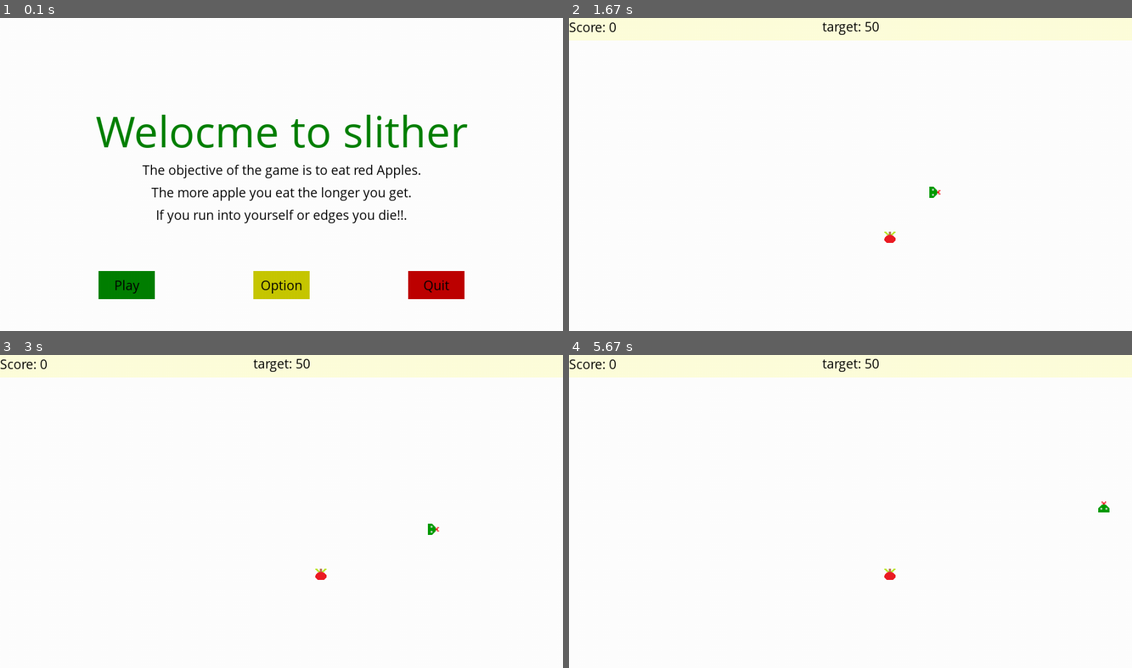
Above: before the commit, frames 1-4 (two rows, left to right).
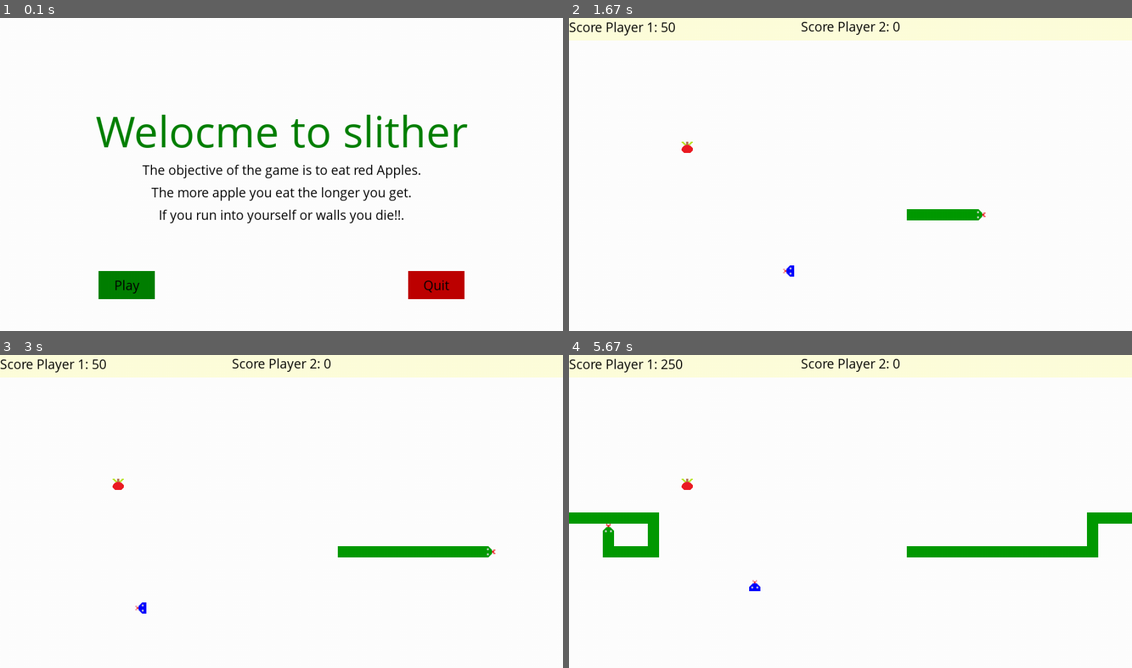
Above: after the commit, the same moments.

Repository: RIPTIDEKING/Snake_Pygame
Game: pygame game, started from MainGame.py
Same seed, same stepped clock (60 frames per second), same inputs: the game is played once before the commit and once after it.
Inputs (mouse positions are in pixels of both pictures, inside the frame that each line leads up to):
- Up to frame 1 (0.1 s): no input
- Up to frame 2 (1.67 s): click "Play" at 0.43 s; click "Play" at 0.8 s; hold C 1.07-1.53 s; hold Right 1.07-1.53 s; move the mouse to (1030, 177) at 1.1 s; tap A at 1.57 s
- Up to frame 3 (3 s): hold P 1.97-2.43 s; hold Right 1.97-2.43 s; hold D 1.97-2.43 s; tap V at 2.12 s; click "Resume" at 2.55 s; hold Right from 2.8 s (still down); hold D from 2.8 s (still down); move the mouse to (106, 602) at 2.83 s; tap C at 2.95 s
- Up to frame 4 (5.67 s): release Right at 3.27 s; release D at 3.27 s; hold Up 3.3-3.6 s; hold W 3.3-3.6 s; tap V at 3.45, 4.85 s; hold Right 3.63-4.1 s; hold D 3.63-4.1 s; hold Left 4.13-4.67 s; hold A 4.13-4.67 s; tap C at 4.28, 5.62 s; hold Down 4.7-5 s; hold S 4.7-5 s; hold Left 5.03-5.43 s; hold A 5.03-5.43 s; hold Up from 5.47 s (still down); hold W from 5.47 s (still down)

The runs differ from the first frame. In frame 1, 1.7% of the frame differs, in the area x 27-73%, y 61-90%; in frame 2, 1.2%; in frame 3, 1.7%; in frame 4, 3.6%, in the area x 0-100%, y 0-76%.

Commit message:
Almost Complete

Diff:
--- a/MainGame.py
+++ b/MainGame.py
@@ -6,6 +6,7 @@
 from snake import *
 from apple import *
 from mods import *
+from modeSelect import *
 
 pygame.init()
 
@@ -14,8 +15,6 @@
 gameDisplay = pygame.display.set_mode((display_width,display_height))
 pygame.display.set_caption('slither')
 pygame.display.update()
-
-
 
 
 def game_intro():
@@ -36,25 +35,29 @@
                           black,y_displace = -30)
         message_to_screen(gameDisplay,"The more apple you eat the longer you get.",
                           black,y_displace =10)
-        message_to_screen(gameDisplay,"If you run into yourself or edges you die!!.",
+        message_to_screen(gameDisplay,"If you run into yourself or walls you die!!.",
                           black,y_displace =50)
 
         plBut.drawBtn()
-        opBtn.drawBtn()
+        # opBtn.drawBtn()
         qtBtn.drawBtn()
         pygame.display.update()
-        clock.tick(20)
+        clock.tick(10)
+    gameLoop()
 
 
 def gameLoop():
 
     gameExit = [False]
-    orgMode = levelMod(gameDisplay,gameLoop,gameExit)
+    #orgMode = levelMod(gameDisplay,gameLoop,gameExit)
+    selectMode = menus(gameDisplay,gameExit,game_intro)
+    selectMode.selectModeInit(gameLoop)
     while not gameExit[0] :
-        orgMode.updateOriginal()
+        # orgMode.updateOriginal()
+        selectMode.modeSelectMenu()
         clock.tick(FPS)
 
     quit()
 
 game_intro()
-gameLoop()
+# gameLoop()
--- a/apple.py
+++ b/apple.py
@@ -10,10 +10,14 @@
     rAy = random.randrange(40,display_height-block_size,block_size)
     for snakePart in fLs:
         if rAx == snakePart[0] and rAy == snakePart[1]:
+            print("inside snake")
             randomApple(fLs,randAppArgs,extrals)
             return
     if checkBigRect(extrals,rAx,rAy):
         randomApple(fLs,randAppArgs,extrals)
+        print("extrals")
+        print(extrals)
+        print(rAx,rAy)
         return
     randAppArgs['randAppleX'] = rAx
     randAppArgs['randAppleY'] = rAy
@@ -29,6 +33,7 @@
             return
     if checkBigRect(extrals,rAx,rAy):
         randomApple2(fLs,randA2Args,extrals)
+        print(extrals)
         return
     randA2Args['randAppleX2'] = rAx
     randA2Args['randAppleY2'] = rAy
--- /dev/null
+++ b/modeSelect.py
@@ -0,0 +1,51 @@
+from mods import *
+
+class menus:
+    def __init__(self,gameDisplay,gameExit,intro):
+        self.gameDisplay = gameDisplay
+        self.gameExit = gameExit
+        self.intro = intro
+
+        self.buttons = {"selectMode":None}
+        self.pages = {"modes":None}
+
+    def modeSelectOnClick(self,num):
+        while not self.gameExit[0]:
+            self.pages['modes'][num].updateOriginal()
+            clock.tick(FPS)
+
+    def selectModeInit(self,gameLoop):
+        ls = []
+        for i in range(4):
+            print(-150+(60*i))
+            ls.append(Button(self.gameDisplay,green,"Play",600,130+(60*i),100,50,self.modeSelectOnClick,[i]))
+        ls.append(Button(self.gameDisplay,blue,"< back",450,400,100,50,self.intro,fade=100))
+        self.buttons['selectMode'] = ls
+        ls = []
+        ls.append(orgModS(self.gameDisplay,gameLoop,self.gameExit))
+        ls.append(orgMod(self.gameDisplay,gameLoop,self.gameExit))
+        ls.append(levelMod(self.gameDisplay,gameLoop,self.gameExit))
+        ls.append(multiPlayer(self.gameDisplay,gameLoop,self.gameExit))
+        self.pages['modes'] = ls
+
+    def modeSelectMenu(self):
+        self.gameDisplay.fill(white)
+        message_to_screen(self.gameDisplay,"Select Mode:",blue,y_displace=-240,size="large")
+        message_to_screen(self.gameDisplay,"Infinite Mode 1 ",black,-280,-150,'medium')
+        message_to_screen(self.gameDisplay,"Infinite Mode 2",black,-285,-90,'medium')
+        message_to_screen(self.gameDisplay,"Level Mode",black,-345,-30,'medium')
+        message_to_screen(self.gameDisplay,"Multiplayer Mode",black,-280,30,'medium')
+
+
+        while not self.gameExit[0]:
+
+            for event in pygame.event.get():
+                if event.type == pygame.QUIT:
+                    pygame.quit()
+                    quit()
+
+
+            for db in self.buttons['selectMode']:
+                db.drawBtn()
+            clock.tick(30)
+            pygame.display.update()
--- a/mods.py
+++ b/mods.py
@@ -42,6 +42,10 @@
         self.newGameBtn = Button(gameDisplay,blue,"New Game",223,330,150,50,newGame,[gameLoop],fade = 100)
         self.quitBtn = Button(gameDisplay,red,"Quit",627,330,150,50,onC_quit)
 
+        self.cheatKey = True
+
+        self.ls = [[0,40,1000,20],[0,60,20,540],[980,60,20,540],[20,580,960,20]]
+
     def randomAppleStart(self):
         randomApple([],self.randAppArgs)
 
@@ -55,7 +59,7 @@
 
         self.score = int((self.snake_length-1))
 
-        self.orgGameOver()
+        self.orgGameOver(self.score)
 
         self.controls()
 
@@ -93,7 +97,7 @@
         pygame.display.update()
 
         if self.lead_x == self.randAppArgs['randAppleX'] and self.lead_y == self.randAppArgs['randAppleY']:
-            self.snake_length += 100
+            self.snake_length += 1
             self.newAppleLogic()
 
         if self.lead_x == self.randA2Args['randAppleX2'] and self.lead_y == self.randA2Args['randAppleY2'] and self.apple2Enable:
@@ -125,7 +129,7 @@
         message_to_screen(self.gameDisplay,"Paused!!",black,0,-50,'large')
         plBtn = Button(self.gameDisplay,blue,'Resume',183,400,150,50,pause_onClick,[pause],fade=100)
         qtBtn = Button(self.gameDisplay,red,'Quit',667,400,150,50,onC_quit)
-        newBtn = Button(self.gameDisplay,yellow,'New Game',425,400,150,50,newGame,[self.gameLoop])
+        newBtn = Button(self.gameDisplay,yellow,'Menu',425,400,150,50,newGame,[self.gameLoop])
         while pause[0]:
             for event in pygame.event.get():
                 if event.type == pygame.QUIT:
@@ -138,16 +142,16 @@
             clock.tick(20)
 
     def boundaryCondition(self):
-        if self.lead_x >= display_width or self.lead_y >= display_height or self.lead_x < 0 or self.lead_y < 0:
+        if checkBigRect(self.ls,self.lead_x,self.lead_y):
             self.gameOver = [True]
             return True
         return False
 
-    def orgGameOver(self):
+    def orgGameOver(self,fscore):
         while self.gameOver:
             self.gameDisplay.fill(white)
             message_to_screen(self.gameDisplay,"Game Over!!!",red,y_displace = -50,size = "medium")
-            message_to_screen(self.gameDisplay,"Your Score: {}".format(self.score),blue)
+            message_to_screen(self.gameDisplay,"Your Final Score: {}".format(fscore),blue)
 
             self.newGameBtn.drawBtn()
             self.quitBtn.drawBtn()
@@ -157,7 +161,7 @@
 
                 if event.type == pygame.QUIT:
                         self.gameExit[0] = True
-                        self.gameOver = False
+                        self.gameOver = [False]
 
     def controls(self):
         for event in pygame.event.get():
@@ -188,6 +192,13 @@
                     self.lead_x_change = 0
                     self.direction = "Down"
                     break
+                elif event.key == pygame.K_a and self.cheatKey:
+                    self.snake_length += 50
+                    self.cheatKey = False
+
+            if event.type == pygame.KEYUP:
+                if event.key == pygame.K_a:
+                    self.cheatKey = True
 
     def newAppleLogic(self):
         randomApple(self.snakeList,self.randAppArgs)
@@ -199,7 +210,8 @@
             self.appleSpecialEnable = True
 
     def drawLevel(self):
-        pass
+        for recNo in self.ls:
+            pygame.draw.rect(self.gameDisplay,grey,recNo)
 
     def leveLogic(self):
         pass
@@ -220,12 +232,15 @@
             self.lead_y = display_height-20
         return False
 
+    def drawLevel(self):
+        pass
+
 class levelMod(orgModS):
 
     def __init__(self,gameDisplay,gameLoop,gameExit):
         self.level = 1
-        # self.gameLoop = gameLoop
-        # self.gameExit = gameExit
+        self.scores = []
+        self.tscore = 0
         self.rectInfo = [
             [],
             [[0,40,480,20],[520,40,480,20],[0,60,20,220],[0,320,20,280],[980,60,20,220],[980,320,20,280],[20,580,460,20],[520,580,460,20]],
@@ -240,6 +255,7 @@
 
     def drawLevel(self):
         message_to_screen(self.gameDisplay,"target: {}".format(self.level*50),black,y_displace=-285)
+        message_to_screen(self.gameDisplay,"total Score: {}".format(self.tscore+self.score),black,y_displace=-285,x_displace=380)
         for recNo in self.rectInfo[(self.level-1)%4]:
             pygame.draw.rect(self.gameDisplay,grey,recNo)
 
@@ -281,9 +297,13 @@
 
     def leveLogic(self):
         if self.score >= (self.level*50):
+            ts = self.score
+            tss = self.scores
             super().__init__(self.gameDisplay,self.gameLoop,self.gameExit)
             self.level += 1
             self.gameStart = True
+            self.scores.append(ts)
+            self.tscore = lsAdd(tss)
             return True
         else:
             return False
@@ -310,3 +330,263 @@
                 clock.tick(1)
 
             self.gameStart = False
+
+    def orgGameOver(self, fscore):
+        return super().orgGameOver(self.tscore+fscore)
+
+
+class multiPlayer(orgModS):
+    def __init__(self ,gameDisplay,gameLoop,gameExit):
+        super().__init__(gameDisplay,gameLoop,gameExit)
+
+        self.snakeList1 = []
+        self.snake_length1 = 1
+        self.direction1 = "Down"
+        self.direction  = "Down"
+
+        self.lead_x = (display_width/2)+(block_size*5)
+        self.lead_y = display_height/2
+        self.lead_x1 = (display_width/2)-(block_size*5)
+        self.lead_y1 = display_height/2
+
+        self.lead_x_change = 0
+        self.lead_y_change = MovementSpeed
+        self.lead_x_change1 = 0
+        self.lead_y_change1 = MovementSpeed
+
+        self.winnerInfo = []
+
+        self.newGameBtn = Button(gameDisplay,blue,"New Game",223,380,150,50,newGame,[gameLoop],fade = 100)
+        self.quitBtn = Button(gameDisplay,red,"Quit",627,380,150,50,onC_quit)
+
+
+    def updateOriginal(self):
+
+        if self.gameStart:
+            self.gameInit()
+
+        if self.leveLogic():
+            return
+
+        self.score = int((self.snake_length-1))
+        self.score1 = int((self.snake_length1-1))
+
+        self.orgGameOver(self.winnerInfo)
+
+        self.controls()
+
+        self.lead_y += self.lead_y_change
+        self.lead_x += self.lead_x_change
+        self.lead_x1 += self.lead_x_change1
+        self.lead_y1 += self.lead_y_change1
+
+        if self.boundaryCondition():
+            return
+
+        self.gameDisplay.fill(white)
+        pygame.draw.rect(self.gameDisplay,l_yellow,[0,0,1000,40])
+        scoreDisplay(self.gameDisplay,self.score,lbl="Score Player 1: ")
+        self.drawLevel(self.score1)
+
+        self.gameDisplay.blit(appleMain,(self.randAppArgs['randAppleX'],self.randAppArgs['randAppleY']))
+        if self.apple2Enable:
+            self.gameDisplay.blit(apple2,(self.randA2Args['randAppleX2'],self.randA2Args['randAppleY2']))
+        if self.appleSpecialEnable:
+            self.gameDisplay.blit(appleSpecial,(self.randAsArgs['randAppleXSpecial'],self.randAsArgs['randAppleYSpecial']))
+
+        snakeHead = []
+        snakeHead.append(self.lead_x)
+        snakeHead.append(self.lead_y)
+        self.snakeList.append(snakeHead)
+
+        snakeHead1 = []
+        snakeHead1.append(self.lead_x1)
+        snakeHead1.append(self.lead_y1)
+        self.snakeList1.append(snakeHead1)
+
+        if len(self.snakeList) > self.snake_length:
+            del self.snakeList[0]
+
+        if len(self.snakeList1) > self.snake_length1:
+            del self.snakeList1[0]
+
+        if snakeHead == snakeHead1:
+            self.gameOver = True
+            if self.snake_length > self.snake_length1:
+                self.winnerInfo.clear()
+                self.winnerInfo.append(self.score)
+                self.winnerInfo.append(self.score1)
+                self.winnerInfo.append(1)
+            elif self.snake_length < self.snake_length1:
+                self.winnerInfo.clear()
+                self.winnerInfo.append(self.score)
+                self.winnerInfo.append(self.score1)
+                self.winnerInfo.append(2)
+            else:
+                self.winnerInfo.clear()
+                self.winnerInfo.append(self.score)
+                self.winnerInfo.append(self.score1)
+                self.winnerInfo.append(0)
+
+        for segment in self.snakeList[:-1]:
+            if segment == snakeHead1:
+                self.gameOver = True
+                self.winnerInfo.clear()
+                self.winnerInfo.append(self.score)
+                self.winnerInfo.append(self.score1)
+                self.winnerInfo.append(1)
+
+        for segment in self.snakeList1[:-1]:
+            if segment == snakeHead:
+                self.gameOver = True
+                self.winnerInfo.clear()
+                self.winnerInfo.append(self.score)
+                self.winnerInfo.append(self.score1)
+                self.winnerInfo.append(2)
+
+        snake(self.gameDisplay,self.snakeList,imgHead,darkGreen,self.direction,block_size)
+        snake(self.gameDisplay,self.snakeList1,imgHead1,blue,self.direction1,block_size)
+
+        pygame.display.update()
+
+        if self.lead_x == self.randAppArgs['randAppleX'] and self.lead_y == self.randAppArgs['randAppleY']:
+            self.snake_length += 1
+            self.newAppleLogic()
+
+        if self.lead_x == self.randA2Args['randAppleX2'] and self.lead_y == self.randA2Args['randAppleY2'] and self.apple2Enable:
+            self.snake_length += 2
+            self.tempCountA2 = 0
+            self.apple2Enable = False
+
+        if self.lead_x == self.randAsArgs['randAppleXSpecial'] and self.lead_y == self.randAsArgs['randAppleYSpecial'] and self.appleSpecialEnable:
+            self.snake_length += 5
+            self.appleSpecialEnable = False
+            self.tempCountAS = 0
+
+        if self.lead_x1 == self.randAppArgs['randAppleX'] and self.lead_y1 == self.randAppArgs['randAppleY']:
+            self.snake_length1 += 1
+            self.newAppleLogic()
+
+        if self.lead_x1 == self.randA2Args['randAppleX2'] and self.lead_y1 == self.randA2Args['randAppleY2'] and self.apple2Enable:
+            self.snake_length1 += 2
+            self.tempCountA2 = 0
+            self.apple2Enable = False
+
+        if self.lead_x1 == self.randAsArgs['randAppleXSpecial'] and self.lead_y1 == self.randAsArgs['randAppleYSpecial'] and self.appleSpecialEnable:
+            self.snake_length1 += 5
+            self.appleSpecialEnable = False
+            self.tempCountAS = 0
+
+        if self.apple2Enable:
+            if self.tempCountA2 < 70:
+                self.tempCountA2 += 1
+            else:
+                self.apple2Enable = False
+                self.tempCountA2 =0
+
+        if self.appleSpecialEnable:
+            if self.tempCountAS < 40:
+                self.tempCountAS += 1
+            else:
+                self.appleSpecialEnable = False
+                self.tempCountAS = 0
+
+    def controls(self):
+        for event in pygame.event.get():
+
+            if event.type == pygame.QUIT:
+                self.gameExit[0] = True
+            if event.type == pygame.KEYDOWN:
+
+                if event.key == pygame.K_p:
+                    self.pause()
+                elif event.key == pygame.K_LEFT and  self.lead_x_change == 0:
+                    self.lead_x_change = -MovementSpeed
+                    self.lead_y_change = 0
+                    self.direction = "Left"
+
+                elif event.key == pygame.K_RIGHT and self.lead_x_change == 0:
+                    self.lead_x_change = MovementSpeed
+                    self.lead_y_change = 0
+                    self.direction = "Right"
+
+                elif event.key == pygame.K_UP and self.lead_y_change == 0:
+                    self.lead_y_change = -MovementSpeed
+                    self.lead_x_change = 0
+                    self.direction = "Up"
+
+                elif event.key == pygame.K_DOWN and self.lead_y_change == 0:
+                    self.lead_y_change = MovementSpeed
+                    self.lead_x_change = 0
+                    self.direction = "Down"
+
+                elif event.key == pygame.K_c and self.cheatKey:
+                    self.snake_length += 50
+                    self.cheatKey = False
+
+            if event.type == pygame.KEYUP:
+                if event.key == pygame.K_c:
+                    self.cheatKey = True
+
+            if event.type == pygame.KEYDOWN:
+                if event.key == pygame.K_a and self.lead_x_change1 == 0:
+                    self.lead_x_change1 = -MovementSpeed
+                    self.lead_y_change1 = 0
+                    self.direction1 = "Left"
+                    break
+                elif event.key == pygame.K_d and self.lead_x_change1 == 0:
+                    self.lead_x_change1 = MovementSpeed
+                    self.lead_y_change1 = 0
+                    self.direction1 = "Right"
+                    break
+                elif event.key == pygame.K_w and self.lead_y_change1 == 0:
+                    self.lead_y_change1 = -MovementSpeed
+                    self.lead_x_change1 = 0
+                    self.direction1 = "Up"
+                    break
+                elif event.key == pygame.K_s and self.lead_y_change1 == 0:
+                    self.lead_y_change1 = MovementSpeed
+                    self.lead_x_change1 = 0
+                    self.direction1 = "Down"
+                    break
+
+            if event.type == pygame.KEYUP:
+                if event.key == pygame.K_v:
+                    self.snake_length += 50
+
+    def boundaryCondition(self):
+        a =  super().boundaryCondition()
+
+        if self.lead_x1 >=  display_width:
+            self.lead_x1 = 0
+        elif self.lead_y1 >= display_height:
+            self.lead_y1 = 40
+        elif self.lead_x1 < 0:
+            self.lead_x1 = display_width-20
+        elif self.lead_y1 < 40:
+            self.lead_y1 = display_height-20
+
+        return a
+
+    def drawLevel(self,score1):
+        message_to_screen(self.gameDisplay,"Score Player 2: {}".format(score1),black,y_displace=-285)
+
+    def orgGameOver(self,winInfo):
+        while self.gameOver:
+            self.gameDisplay.fill(white)
+            if winInfo[2] == 0:
+                message_to_screen(self.gameDisplay,"Match Tied!!!",red,y_displace=-50,size="medium")
+            else:
+                message_to_screen(self.gameDisplay,"Player {} Wins!!!".format(winInfo[2]),green,y_displace = -50,size = "medium")
+            message_to_screen(self.gameDisplay,"Player 1 Score: {}".format(winInfo[0]),blue,y_displace=10)
+            message_to_screen(self.gameDisplay,"Player 2 Score: {}".format(winInfo[1]),blue,y_displace=50)
+
+            self.newGameBtn.drawBtn()
+            self.quitBtn.drawBtn()
+            pygame.display.update()
+
+            for event in pygame.event.get() :
+
+                if event.type == pygame.QUIT:
+                        self.gameExit[0] = True
+                        self.gameOver = [False]
--- a/resorces_basic.py
+++ b/resorces_basic.py
@@ -18,8 +18,8 @@
 blue = (0,0,255)
 
 imgHead = pygame.image.load('snakeHead.png')
-imgBody = pygame.image.load('snakeBody.png')
-imgTail = pygame.image.load('snakeTail.png')
+imgHead1 = pygame.image.load('snakeBody.png')
+#imgTail = pygame.image.load('snakeTail.png')
 appleMain = pygame.image.load('appleSimple.png')
 apple2 = pygame.image.load('apple2.png')
 appleSpecial = pygame.image.load('appleultimate.png')
@@ -69,6 +69,12 @@
 def pause_onClick(pause):
     pause[0] = False
 
-def scoreDisplay(gameDisplay,score,color = black):
-    text = smallFont.render("Score: "+str(score), True, color)
+def scoreDisplay(gameDisplay,score,color = black,lbl = "Score: "):
+    text = smallFont.render(lbl+str(score), True, color)
     gameDisplay.blit(text,(0,0))
+
+def lsAdd(ls):
+    val = 0
+    for i in ls:
+        val += i
+    return val
--- a/snake.py
+++ b/snake.py
@@ -3,15 +3,16 @@
 def snake(gameDisplay,snakeList,hImg,snakeColor,direction,block_size):
 
     if direction == "Right":
-        hImg = pygame.transform.rotate(imgHead,270)
+        hImg = pygame.transform.rotate(hImg,270)
     elif direction == "Down":
-        hImg = pygame.transform.rotate(imgHead,180)
+        hImg = pygame.transform.rotate(hImg,180)
     elif direction == "Left":
-        hImg = pygame.transform.rotate(imgHead,90)
+        hImg = pygame.transform.rotate(hImg,90)
     elif direction == "Up":
-        hImg = imgHead
+        hImg = hImg
 
-    gameDisplay.blit(hImg,(snakeList[-1][0],snakeList[-1][1]))
 
     for XnY in snakeList[:-1]:
         pygame.draw.rect(gameDisplay,snakeColor,[XnY[0],XnY[1],block_size,block_size])
+
+    gameDisplay.blit(hImg,(snakeList[-1][0],snakeList[-1][1]))
--- a/tet.py
+++ b/tet.py
@@ -1,13 +1,6 @@
-def checkBigRect(rectInfo,rAx,rAy):
-    for element in rectInfo:
-        if (element[0]+element[2]) > rAx >= element[0]:
-            if (element[1]+element[3]) > rAy >= element[1]:
-                return True
-        print(element[0]+element[2],element[0])
-        print(element[1]+element[3],element[1])
-    return False
+def fun(a,b,c,*d,**e):
+    print(a,b,c,d)
+    print(e['ho'])
 
-rectInfo = [[0,40,1000,20],[0,60,20,540],[980,60,20,540],[20,580,960,20]]
-rAx = 0
-rAy = 320
-print(checkBigRect(rectInfo,rAx,rAy))
+ls = [1,2,3,4,5,4,46,8,3,31,5,51,46]
+fun(*ls,ho = 45)
Binary file changed: snakeBody.png
